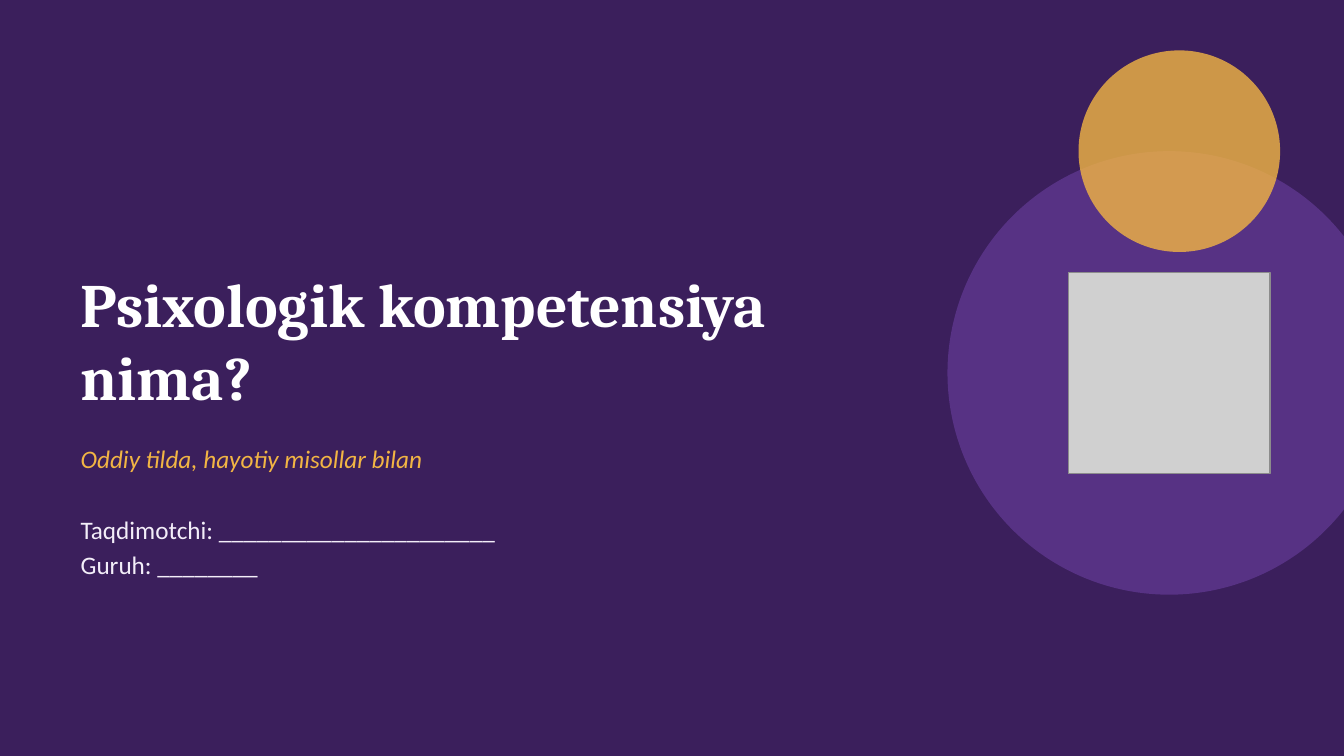
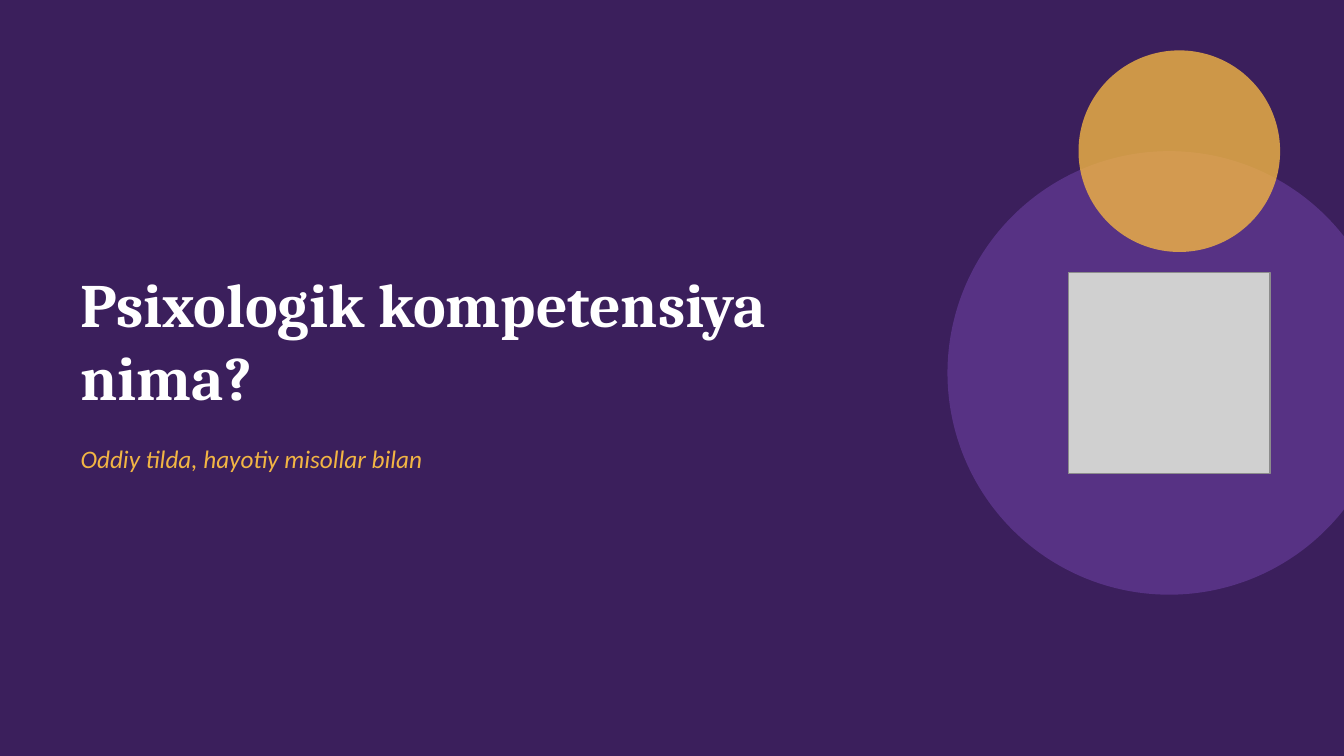
Before and after one commit to sattorovnurmuhammad813-cell/Nurmuhammad-, a slide deck: slide 1 of taqdimot/Psixologik_kompetensiya_oddiy.pptx. Drawn at 1344x756 pixels with LibreOffice and Linux fonts; fonts in the diff are those of the drawing; grey boxes stand for pictures. Boxes give left, top, right and bottom in pixels: in the first picture for what was removed or moved away, otherwise in the second. Text is boxed around its words. In the diff, an @@ line names an element or a change of style, - is before the commit and + after.

```diff
--- a/taqdimot/Psixologik_kompetensiya_oddiy.pptx
+++ b/taqdimot/Psixologik_kompetensiya_oddiy.pptx
@@ text at <box>81,521,213,574</box>: paragraphs removed @@
-Taqdimotchi: ______________________
-Guruh: ________
```
Also in this commit, not shown: 1 other file.
